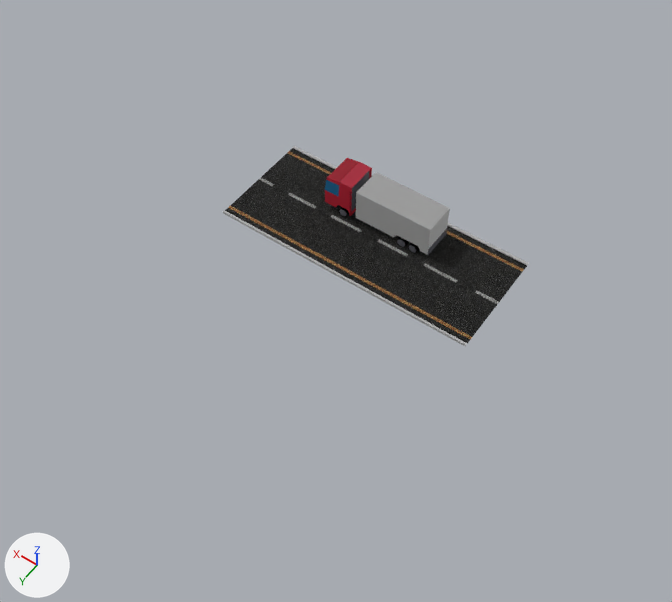
Two versions of the Blender file models/kamion.blend, one commit apart.
Both versions are drawn from a 50 mm lens placed at (-18.5, 31.1, 38.7), pointed at (-0.3, 5.5, -1.4). The axes (+X, +Y, +Z) are drawn at lower left. The lights are the same throughout.

The first picture shows 'kamion', 'kamion_cesta', 'kamion_naklad'.
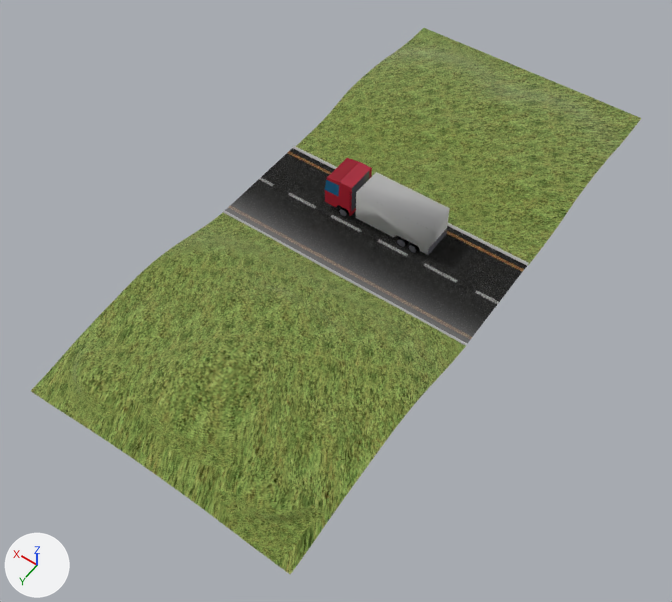
Edits to the scene script, one JSON object a line:
```json
{"op": "add", "block": "img_terrain", "code": ["img_terrain = load_image('terrain', 'terrain.png', 1024, 1024, 'sRGB')"]}
{"op": "add", "block": "mat_terrain", "code": ["mat_terrain = bpy.data.materials.new('terrain')", "# colours: white #ffffff, blue #bcbcff, black #000000", "# uses the picture img_terrain"]}
{"block": "me_plane", "where": "me_plane.from_pydata(...)  # 20 vertices, 7 faces; spans x -8.0..8.0, y -3.4..3.4, z -0.1..0.1"}
{"block": "me_plane", "where": "# used by ob_kamion_cesta; location = (0.0, 1.61, -0.02)"}
{"block": "me_plane", "change": "me_plane part 1: all faces are now shaded smooth (7 of 7 changed)"}
{"op": "add", "block": "me_plane_001", "code": ["me_plane_001 = bpy.data.meshes.new('Plane.001')", "me_plane_001.from_pydata(...)  # 2178 vertices, 2048 faces; spans x -1.0..1.0, y -3.9..1.0, z 0.0..1.85", "me_plane_001.polygons.foreach_set('use_smooth', [True] * 2048)", "me_plane_001.materials.append(mat_terrain)"]}
{"op": "add", "block": "ob_kamion_terrain", "code": ["ob_kamion_terrain = bpy.data.objects.new('kamion_terrain', me_plane_001)", "ob_kamion_terrain.location = (0.0, 12.29, -0.11)", "ob_kamion_terrain.scale = (8.0, 7.38, 1.0)"]}
```

Boxes [x1, y1, x2, y2] around the edits, measured in the pictures (672 x 602 px):
```json
{"object": "kamion_terrain", "change": "added", "after": [31, 28, 641, 574]}
{"part": 1, "of": "me_plane", "change": "shading changed", "before": [223, 146, 529, 346], "after": [223, 146, 529, 346]}
```
